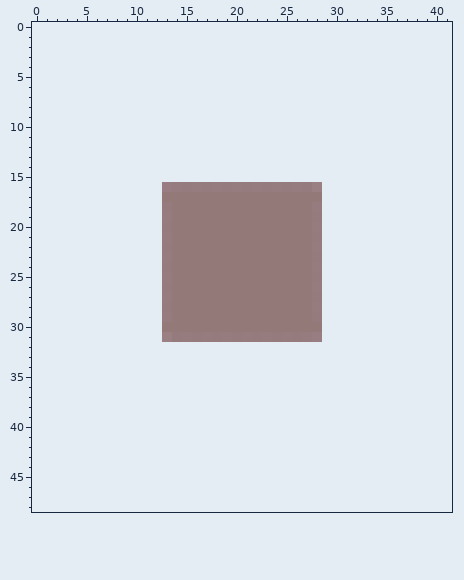
Two versions of one pixel-art sprite, assets/cave/ground.png. Above, as it was before the edit.
The file is 16x16 pixels. Colours within 5 levels of each other are drawn and written as one. The old version is drawn lined up with the new one, on the new canvas.
The same view after the edit:
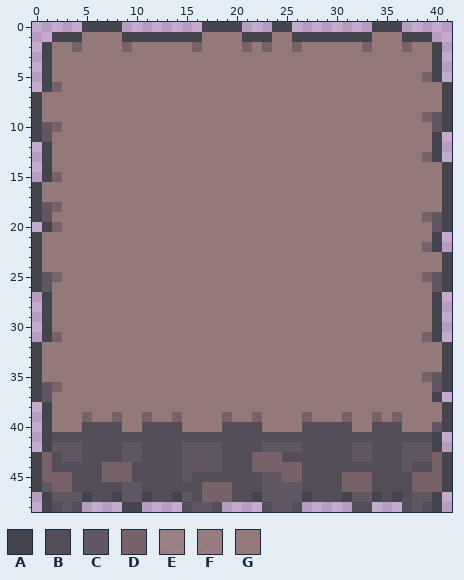
Palette (. is transparent): A #44444c  B #534e57  C #605762  D #78626a  E #947979df  F #947979ee  G #947979
Difference:
canvas 16x16 -> 42x49, the old top-left corner now at 13,16
y 0: x 5..8 .... -> AAAA; x 17..20 .... -> AAAA; x 24..25 .. -> AA; x 34..36 ... -> AAA
y 1: x 2..39 ...................................... -> AAAGGGGAAAAAAAAGGGGAAAGGAAAAAAAAGGGAAA
y 2: x 1..40 ........................................ -> AGGDGGGGDGGGGGGDGGGGDGDGGDGGGGGGDGGGDGGA
y 3..4: x 1..40 ........................................ -> AGGGGGGGGGGGGGGGGGGGGGGGGGGGGGGGGGGGGGGA
y 5: x 1..40 ........................................ -> AGGGGGGGGGGGGGGGGGGGGGGGGGGGGGGGGGGGGGDA
y 6: x 1..41 ......................................... -> ADGGGGGGGGGGGGGGGGGGGGGGGGGGGGGGGGGGGGGGA
y 7..8: x 0..41 .......................................... -> AGGGGGGGGGGGGGGGGGGGGGGGGGGGGGGGGGGGGGGGGA
y 9: x 0..41 .......................................... -> AGGGGGGGGGGGGGGGGGGGGGGGGGGGGGGGGGGGGGGDCA
y 10: x 0..41 .......................................... -> ACDGGGGGGGGGGGGGGGGGGGGGGGGGGGGGGGGGGGGGCA
y 11: x 0..40 ......................................... -> ACGGGGGGGGGGGGGGGGGGGGGGGGGGGGGGGGGGGGGGA
y 12: x 1..40 ........................................ -> AGGGGGGGGGGGGGGGGGGGGGGGGGGGGGGGGGGGGGGA
y 13: x 1..40 ........................................ -> AGGGGGGGGGGGGGGGGGGGGGGGGGGGGGGGGGGGGGDA
y 14: x 1..41 ......................................... -> AGGGGGGGGGGGGGGGGGGGGGGGGGGGGGGGGGGGGGGGA
y 15: x 1..41 ......................................... -> ADGGGGGGGGGGGGGGGGGGGGGGGGGGGGGGGGGGGGGGA
y 16: x 0..41 .............EFFFFFFFFFFFFFFE............. -> AGGGGGGGGGGGGGGGGGGGGGGGGGGGGGGGGGGGGGGGGA
y 17: x 0..12 ............. -> AGGGGGGGGGGGG; x 29..41 ............. -> GGGGGGGGGGGGA
y 18: x 0..13 .............F -> ACDGGGGGGGGGGG; x 28..41 F............. -> GGGGGGGGGGGGGA
y 19: x 0..13 .............F -> ACGGGGGGGGGGGG; x 28..41 F............. -> GGGGGGGGGGGDCA
y 20: x 1..13 ............F -> ADGGGGGGGGGGG; x 28..41 F............. -> GGGGGGGGGGGGCA
y 21: x 0..13 .............F -> AGGGGGGGGGGGGG; x 28..40 F............ -> GGGGGGGGGGGGA
y 22: x 0..13 .............F -> AGGGGGGGGGGGGG; x 28..40 F............ -> GGGGGGGGGGGDA
y 23..24: x 0..13 .............F -> AGGGGGGGGGGGGG; x 28..41 F............. -> GGGGGGGGGGGGGA
y 25: x 0..13 .............F -> ACDGGGGGGGGGGG; x 28..41 F............. -> GGGGGGGGGGGDCA
y 26: x 0..13 .............F -> ACGGGGGGGGGGGG; x 28..41 F............. -> GGGGGGGGGGGGCA
y 27..29: x 1..13 ............F -> AGGGGGGGGGGGG; x 28..40 F............ -> GGGGGGGGGGGGA
y 30: x 1..12 ............ -> AGGGGGGGGGGG; x 29..40 ............ -> GGGGGGGGGGGA
y 31: x 1..40 ............EFFFFFFFFFFFFFFE............ -> ADGGGGGGGGGGGGGGGGGGGGGGGGGGGGGGGGGGGGDA
y 32..34: x 0..41 .......................................... -> AGGGGGGGGGGGGGGGGGGGGGGGGGGGGGGGGGGGGGGGGA
y 35: x 0..41 .......................................... -> AGGGGGGGGGGGGGGGGGGGGGGGGGGGGGGGGGGGGGGDCA
y 36: x 0..41 .......................................... -> ACDGGGGGGGGGGGGGGGGGGGGGGGGGGGGGGGGGGGGGCA
y 37: x 0..40 ......................................... -> ACGGGGGGGGGGGGGGGGGGGGGGGGGGGGGGGGGGGGGGA
y 38: x 1..41 ......................................... -> AGGGGGGGGGGGGGGGGGGGGGGGGGGGGGGGGGGGGGGGA
y 39: x 1..41 ......................................... -> AGGGDGGDGGDGGDGGGGDGGDGGGGDGGGDGGDGDGGGGA
y 40: x 1..41 ......................................... -> AGGGBBBBGGBBBBGGGGBBBBGGGGBBBBBGGBBBGGGCA
y 41: x 1..40 ........................................ -> ABBBBBBBBBBBBBBBBBBBBBBBBBBBBBBBBBBBBBBA
y 42: x 1..40 ........................................ -> ACCCBBBBCCBBBBCCCCBBBBCCCCBBBBBCCBBBCCCA
y 43: x 0..41 .......................................... -> ADBCCBBBBCCBBBBCCCCBBBDDDBBBBBBBCCBBBCCCDA
y 44: x 0..41 .......................................... -> ADBBBBBDDDBBBBBCCCCBBBDDDDDBBBBBBBBBBCBBDA
y 45: x 0..41 .......................................... -> ADDDBBBDDDBBBBBCBBBBBBBCCDDBBBBDDDBBBBDDDA
y 46: x 0..41 .......................................... -> ACDDBBBBBCCBBBBBBDDDBBBCCCCBBBBDDDBBBBDDDA
y 47: x 1..40 ........................................ -> ACCCABBACCABBACBDDDBBACCCCABBBACCABABCCA
y 48: x 1..4 .... -> ABCB; x 9..10 .. -> AA; x 15..18 .... -> BCCB; x 23..26 .... -> BCCB; x 32..33 .. -> BB; x 37..40 .... -> BCBA
